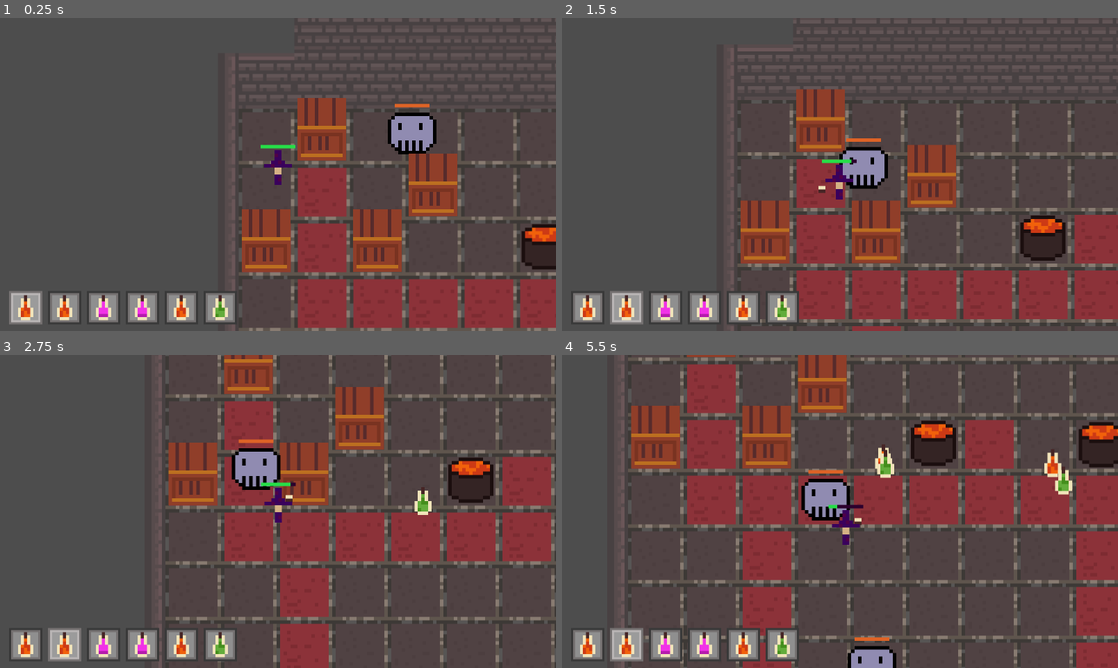
Above: before the commit, frames 1-4 (two rows, left to right).
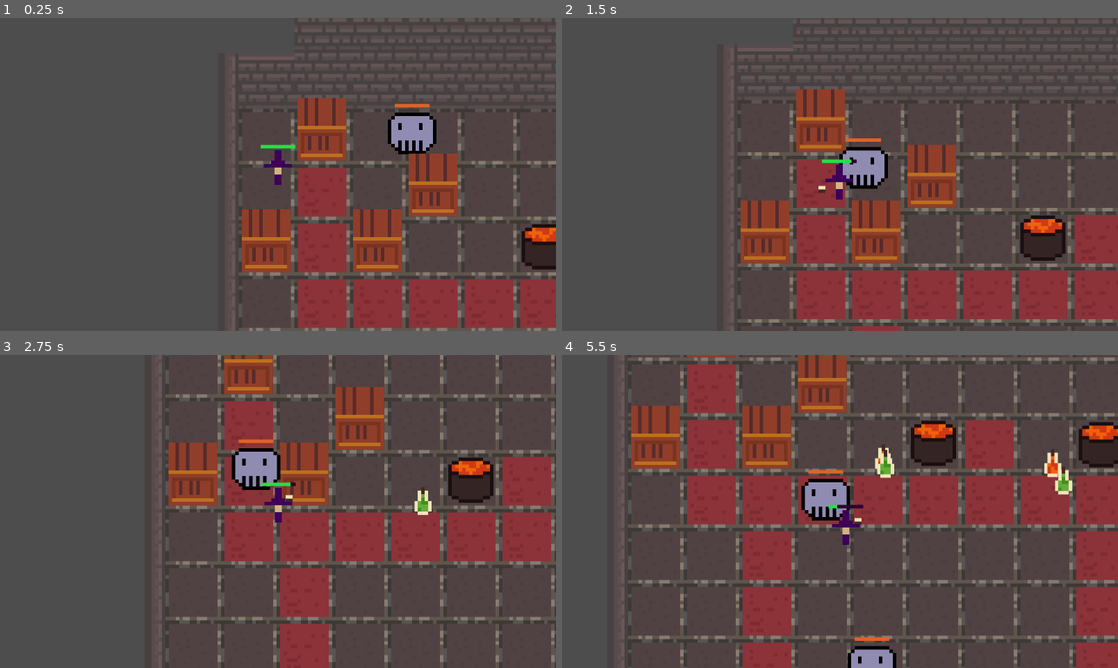
Above: after the commit, the same moments.

Repository: chluebi/ludum-dare-58
Game: Godot game, scene res://main.tscn
The game is run twice, just before and just after one commit, with the same random seed, the same clock (stepped at 60 frames per second) and the same inputs.
Inputs (mouse positions are in pixels of both pictures, inside the frame that each line leads up to):
- Up to frame 1 (0.25 s): no input
- Up to frame 2 (1.5 s): move the mouse to (962, 158) at 0.52 s; hold D (move_right) 0.53-1.28 s; hold Mouse wheel down (ui_scroll_down) 0.53-1.28 s; tap Mouse wheel up (ui_scroll_up) at 0.8, 1.35 s; move the mouse to (728, 190) at 1.27 s; hold S (move_down) from 1.28 s (still down)
- Up to frame 3 (2.75 s): tap Mouse wheel down (ui_scroll_down) at 1.55 s; move the mouse to (333, 442) at 2.02 s; release S (move_down) at 2.03 s; press the mouse at (333, 442) at 2.03 s; hold D (move_right) from 2.03 s (still down); tap Mouse wheel up (ui_scroll_up) at 2.3 s
- Up to frame 4 (5.5 s): move the mouse to (812, 574) at 2.77 s; release D (move_right) at 2.78 s; release the mouse at (812, 574) at 2.78 s; hold W (move_up) 2.78-3.53 s; tap Mouse wheel down (ui_scroll_down) at 2.85, 4.35 s; move the mouse to (1006, 558) at 3.52 s; hold Mouse wheel up (ui_scroll_up) 3.53-4.28 s; hold A (move_left) 3.53-5.03 s; move the mouse to (673, 464) at 4.27 s; move the mouse to (867, 511) at 5.02 s; hold S (move_down) from 5.03 s (still down); hold Mouse wheel up (ui_scroll_up) from 5.03 s (still down)

The runs differ from the first frame. In frame 1, 3.0% of the frame differs, in the area x 1-43%, y 87-98%; in frame 2, 3.1%; in frame 3, 3.1%; in frame 4, 3.3%, in the area x 2-43%, y 87-98%.
Error after the commit: Parse Error: Preload file "res://potion.tscn" does not exist. (res://slot.gd:5)

Commit message:
selecting slots from inventory manager

Diff:
--- a/hotbar.gd
+++ b/hotbar.gd
@@ -2,76 +2,22 @@
 
 const SLOT_SCENE_PATH = "res://slot.tscn"
 
-@export var num_slots: int = 6
-
-var current_slot_index: int = 0
 var slots: Array = []
 
 var slot_scene: PackedScene = preload(SLOT_SCENE_PATH)
 @onready var slot_container = $MarginContainer/SlotContainer
 
 
-func _ready():
-	_initialize_slots()
-
-	if not slots.is_empty():
-		_select_slot_by_index(0)
-
-
-func _initialize_slots():
-	if not slot_scene:
-		print("ERROR: Could not load slot scene at path: %s. Please check the path and file name." % SLOT_SCENE_PATH)
-		return
+func render_slots(is_empty: Array[bool], entries: Array[int], current_slot_index):
+	assert(len(is_empty) == len(entries) and 0 <= current_slot_index and current_slot_index < len(is_empty))
 
 	for child in slot_container.get_children():
 		child.queue_free()
 
 	slots.clear()
 
-	for i in range(num_slots):
+	for i in range(len(is_empty)):
 		var new_slot = slot_scene.instantiate()
-
-		# safety check
-		if new_slot.has_method("select_slot"):
-			new_slot.slot_index = i
-
-			slot_container.add_child(new_slot)
-
-			slots.append(new_slot)
-		else:
-			print("ERROR: Instantiated slot (index %d) does not have the necessary 'select_slot' method. Check the script." % i)
-			new_slot.queue_free() # clean up
-
-
-func _input(event):
-	for i in range(num_slots):
-		if event.is_action_pressed("ui_select_" + str(i + 1)):
-			_select_slot_by_index(i)
-			get_viewport().set_input_as_handled()
-			break
-
-		if event.is_action_pressed("ui_scroll_up"):
-			_select_slot_by_index((current_slot_index + 1) % num_slots)
-			get_viewport().set_input_as_handled()
-			break
-
-		if event.is_action_pressed("ui_scroll_down"):
-			var new_slot_index := current_slot_index - 1
-			while new_slot_index < 0:
-				new_slot_index += 6
-			_select_slot_by_index(new_slot_index)
-			get_viewport().set_input_as_handled()
-			break
-
-# Central function to handle selection
-func _select_slot_by_index(new_index: int):
-	if new_index < 0 or new_index >= slots.size():
-		return
-
-	slots[current_slot_index].deselect_slot()
-
-	current_slot_index = new_index
-
-	slots[current_slot_index].select_slot()
-
-	print("Selected slot: %d" % (current_slot_index + 1))
+		new_slot.setup(i, is_empty[i], entries[i], i == current_slot_index)
+		slot_container.add_child(new_slot)
+		slots.append(new_slot)
--- a/hud.gd
+++ b/hud.gd
@@ -14,3 +14,7 @@
 func add_potion_ui_effect(duration: float, t):
 	var durations := $DurationUI
 	durations.add_potion_effect(duration, t)
+
+func render_slots(is_empty: Array[bool], entries: Array[int], selected):
+	var slots := $Hotbar
+	slots.render_slots(is_empty, entries, selected)
--- /dev/null
+++ b/inventory_manager.gd
@@ -0,0 +1,44 @@
+extends Node
+
+
+const num_slots = 6
+
+var current_slot_index: int = 0
+var is_empty: Array[bool] = []
+var entries: Array[int] = []
+
+func _ready() -> void:
+	for i in range(num_slots):
+		is_empty.append(true)
+		entries.append(0)
+
+	_update()
+
+func _input(event):
+	for i in range(num_slots):
+		if event.is_action_pressed("ui_select_" + str(i + 1)):
+			_select_slot_by_index(i)
+			get_viewport().set_input_as_handled()
+			break
+
+		if event.is_action_pressed("ui_scroll_up"):
+			_select_slot_by_index((current_slot_index + 1) % num_slots)
+			get_viewport().set_input_as_handled()
+			break
+
+		if event.is_action_pressed("ui_scroll_down"):
+			var new_slot_index := current_slot_index - 1
+			while new_slot_index < 0:
+				new_slot_index += 6
+			_select_slot_by_index(new_slot_index)
+			get_viewport().set_input_as_handled()
+			break
+
+
+func _select_slot_by_index(slot: int):
+	current_slot_index = slot
+	_update()
+
+func _update():
+	var hud = $"../HUD"
+	hud.render_slots(is_empty, entries, current_slot_index)
--- a/main.tscn
+++ b/main.tscn
@@ -10,6 +10,7 @@
 [ext_resource type="PackedScene" uid="uid://b4s8ah7fjsuyp" path="res://hud.tscn" id="8_5vw27"]
 [ext_resource type="Script" uid="uid://cbnnke38dp7y2" path="res://enemy_spawner.gd" id="8_kek77"]
 [ext_resource type="Script" uid="uid://b7tk7wyyonbao" path="res://effect_manager.gd" id="10_4c57u"]
+[ext_resource type="Script" uid="uid://tfuqtyafw6be" path="res://inventory_manager.gd" id="11_efxa6"]
 
 [sub_resource type="TileSetAtlasSource" id="TileSetAtlasSource_5vw27"]
 texture = ExtResource("2_272bh")
@@ -90,3 +91,6 @@
 
 [node name="effect_manager" type="Node" parent="."]
 script = ExtResource("10_4c57u")
+
+[node name="inventory_manager" type="Node" parent="."]
+script = ExtResource("11_efxa6")
--- a/slot.gd
+++ b/slot.gd
@@ -1,22 +1,25 @@
 extends Control
 
-var slot_index := 0
-const POTION_SCENE = preload("res://potion_sprite.tscn")
 
-@onready var selector: AnimatedSprite2D = $Selector # Assuming $Selector is the path to your AnimatedSprite2D
-@onready var potion := POTION_SCENE.instantiate()
 
-func _ready() -> void:
-	add_child(potion)
-	potion.position = position
-	potion.set_potion_type(randi_range(0, 6))
+const POTION_SCENE = preload("res://potion.tscn")
 
-	potion.scale = Vector2(9, 9)
 
-func select_slot():
-	selector.show()
-	selector.play("selected")
+func setup(slot_index: int, is_empty: bool, potion_type: int, selected: bool) -> void:
+	var selector: AnimatedSprite2D = $Selector
 
-func deselect_slot():
-	selector.stop()
-	selector.play("default")
+	if selected:
+		selector.show()
+		selector.play("selected")
+	else:
+		selector.stop()
+		selector.play("default")
+
+	if !is_empty:
+		var potion = POTION_SCENE.instantiate()
+
+		add_child(potion)
+		potion.position = position
+		potion.set_potion_type(potion_type)
+
+		potion.scale = Vector2(0.9, 0.9)
Not shown, added: inventory_manager.gd.uid
Not shown: 1 places in main.tscn that only renumber resources
